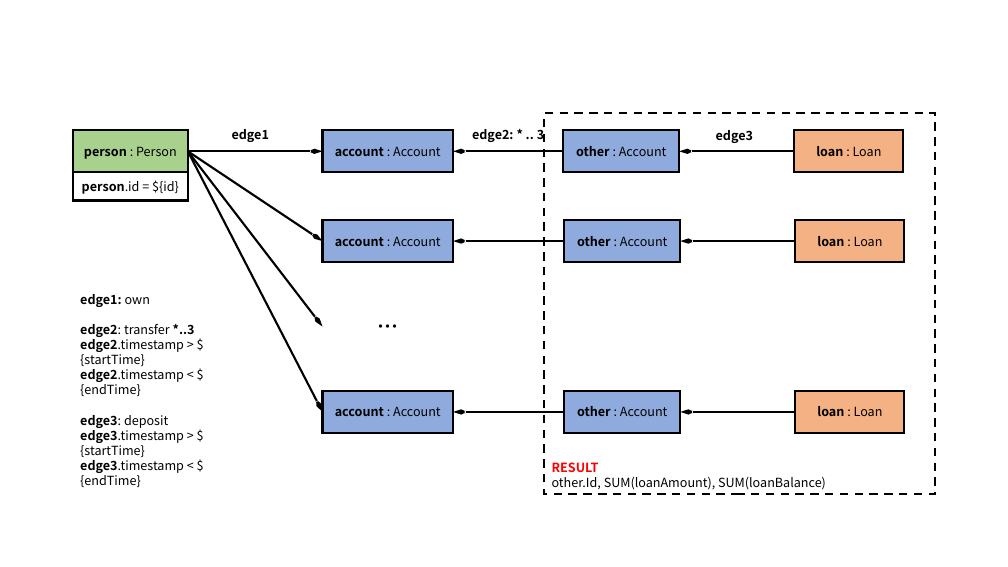
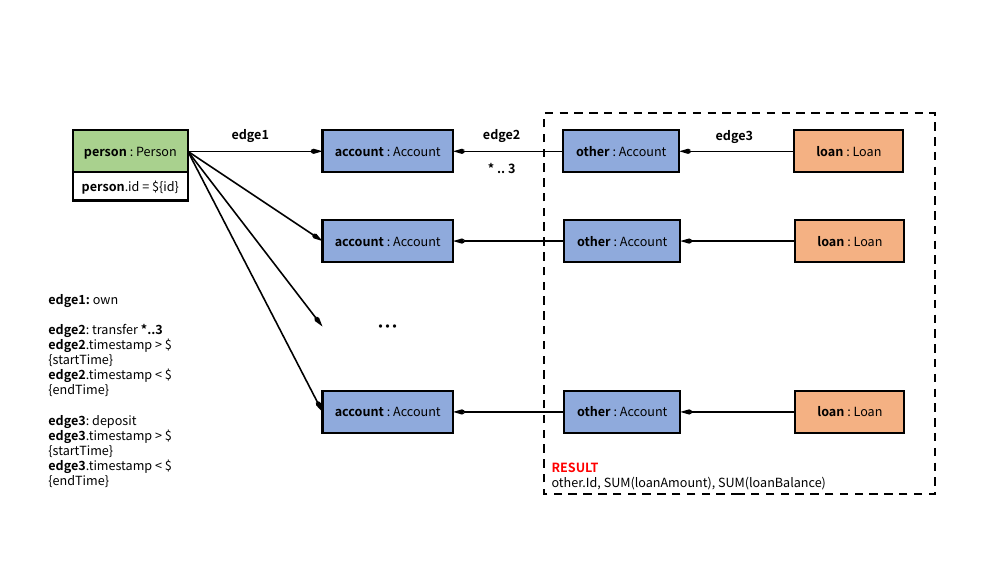
Before and after one commit to ldbc/ldbc_finbench_docs, a slide deck: slide 2 of patterns/transaction-complex-read.pptx. Drawn at 1008x567 pixels with LibreOffice and Linux fonts; fonts in the diff are those of the drawing. Boxes give left, top, right and bottom in pixels: in the first picture for what was removed or moved away, otherwise in the second. Text is boxed around its words. In the diff, an @@ line names an element or a change of style, - is before the commit and + after.

```diff
--- a/patterns/transaction-complex-read.pptx
+++ b/patterns/transaction-complex-read.pptx
@@ text at (483,129,520,142): text changed @@
-edge2: * .. 3
+edge2
@@ arrow (188, 151) - (323, 241): stroke #000000 2 pt to #000000 1.5 pt @@
@@ arrow (188, 151) - (323, 327): stroke #000000 2 pt to #000000 1.5 pt @@
@@ arrow (188, 151) - (323, 412): stroke #000000 2 pt to #000000 1.5 pt @@
@@ text added at (508,163,515,173), 12 pt, text #000000, bold @@
+* .. 3
@@ text "edge1: own": place and size @@
-text "edge1: own" at (80,294,195,487)
+text "edge1: own" at (48,294,163,487)
```
Also in this commit, not shown: 12 other slides changed, 43 other files.
